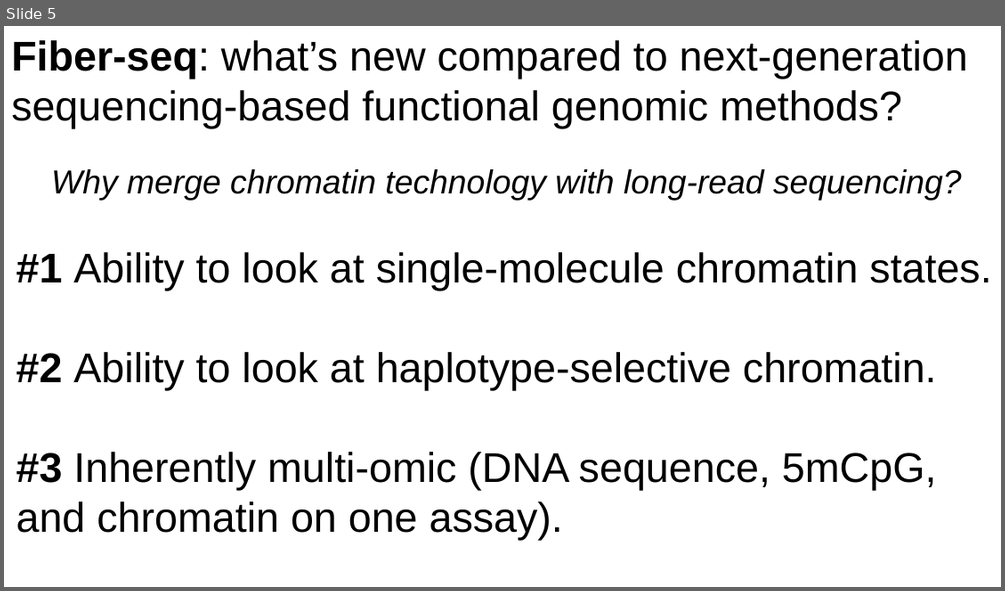
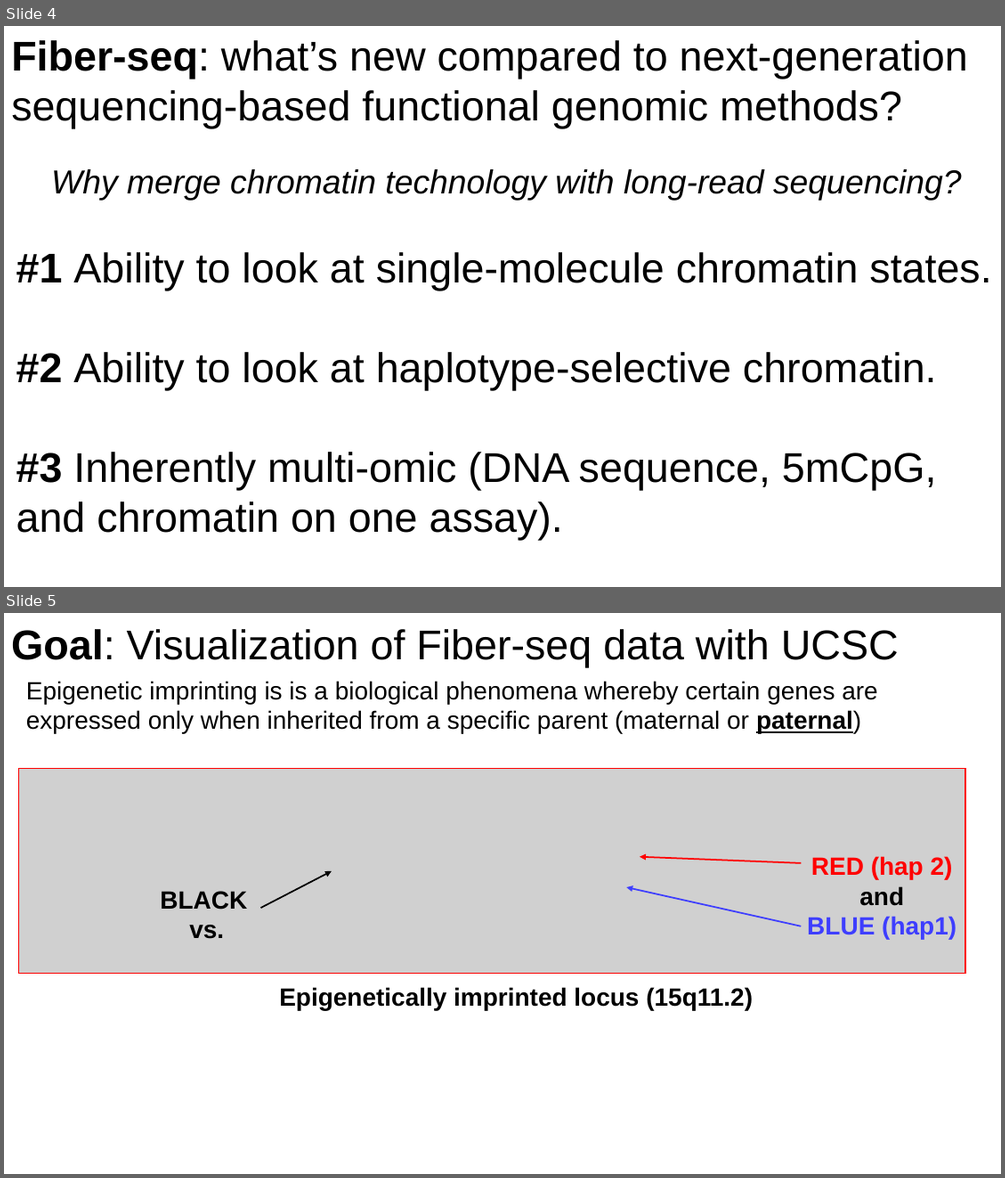
Before and after one commit to christylaflamme/fiber-seq-workshop, a slide deck: slides/LaFlamme_fiber-seq_CSHL_workshop_slide_deck.pptx. Shown one above the other, each under a label of ours: slide 5 before the commit, slides 4 and 5 after it. The pictures are 1005x591 and 1005x1178 pixels, drawn with LibreOffice and Linux fonts; fonts in the diff are those of the drawing; grey boxes stand for pictures. Boxes give left, top, right and bottom in pixels: in the first picture for what was removed or moved away, otherwise in the second. Text is boxed around its words. In the diff, an @@ line names an element or a change of style, - is before the commit and + after.

```diff
--- a/slides/LaFlamme_fiber-seq_CSHL_workshop_slide_deck.pptx
+++ b/slides/LaFlamme_fiber-seq_CSHL_workshop_slide_deck.pptx
@@ slide 5 added at (4, 613, 1001, 1174), background #FFFFFF @@
@@ text added at (11, 629, 898, 667), 40 pt, text #000000 @@
+Goal: Visualization of Fiber-seq data with UCSC
@@ text added at (26, 681, 877, 733), 24 pt, text #000000 @@
+Epigenetic imprinting is is a biological phenomena whereby certain genes are expressed only when inherited from a specific parent (maternal or paternal)
@@ picture added at (19, 769, 966, 973) @@
@@ rectangle added at (19, 769, 966, 973), outline #FF0000 1.5 pt @@
@@ arrow added from (260, 908) to (332, 871), #000000 1.5 pt @@
@@ arrow added from (801, 863) to (639, 857), #FF0000 1.5 pt @@
@@ text added at (807, 856, 956, 940), 24 pt, text #3E3EFF, bold @@
+RED (hap 2)
+and
+BLUE (hap1)
@@ text added at (160, 891, 247, 939), 24 pt, text #000000, bold @@
+BLACK
+vs.
@@ arrow added from (801, 926) to (626, 887), #3E3EFF 1.5 pt @@
@@ text added at (279, 987, 752, 1010), 24 pt, text #000000, bold @@
+Epigenetically imprinted locus (15q11.2)
@@ what was slide 5 is now slide 4 @@
```
Also in this commit, not shown: 5 slides changed, 1 slide removed.
